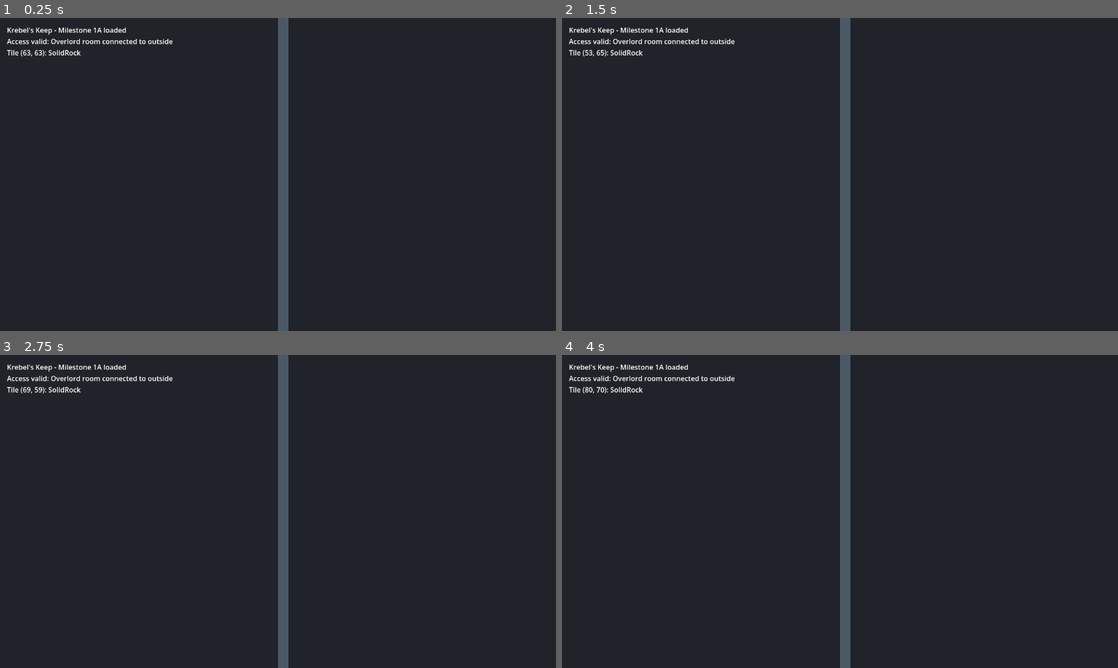
Above: before the commit, frames 1-4 (two rows, left to right).
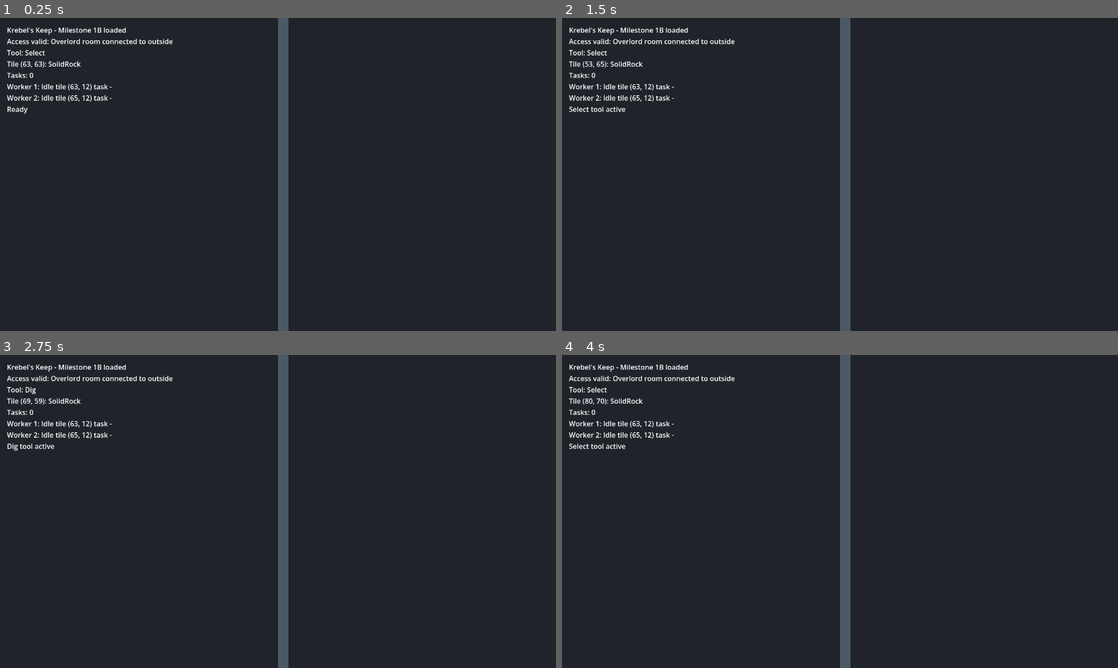
Above: after the commit, the same moments.

Repository: Servovicis/KrebelsKeep
Game: Godot game, scene res://scenes/main/Main.tscn
Two runs of this game, one before a commit and one after it. Both use one fixed random seed, a clock stepped at 60 frames per second and the inputs below.
Inputs (mouse positions are in pixels of both pictures, inside the frame that each line leads up to):
- Up to frame 1 (0.25 s): no input
- Up to frame 2 (1.5 s): tap Enter at 0.5 s; move the mouse to (962, 158) at 0.52 s; press the mouse at (962, 158) at 0.53 s; tap G (tool_dig) at 0.8, 1.35 s; tap Space at 1.25 s; move the mouse to (728, 190) at 1.27 s; release the mouse at (728, 190) at 1.28 s
- Up to frame 3 (2.75 s): click (166, 527) at 1.55 s; tap Enter at 2 s; move the mouse to (333, 442) at 2.02 s; hold G (tool_dig) from 2.03 s (still down); tap S (camera_down) at 2.1 s
- Up to frame 4 (4 s): tap Space at 2.75 s; move the mouse to (812, 574) at 2.77 s; release G (tool_dig) at 2.78 s; tap A (camera_left) at 2.85 s; click (812, 574) at 3.05 s; tap Enter at 3.5 s; move the mouse to (1006, 558) at 3.52 s; hold G (tool_dig) from 3.53 s (still down); tap D (camera_right) at 3.6 s

The runs differ from the first frame. In frame 1, 0.7% of the frame differs, in the area x 1-23%, y 3-31%; in frame 2, 0.8%; in frame 3, 0.7%; in frame 4, 0.8%, in the area x 1-23%, y 3-30%.

Commit message:
feat: add worker digging prototype

Diff:
--- a/scenes/main/Main.tscn
+++ b/scenes/main/Main.tscn
@@ -15,6 +15,6 @@
 [node name="DebugLabel" type="Label" parent="CanvasLayer"]
 offset_left = 16.0
 offset_top = 16.0
-offset_right = 428.0
-offset_bottom = 72.0
-text = "Krebel's Keep - Milestone 1A loaded"
+offset_right = 720.0
+offset_bottom = 220.0
+text = "Krebel's Keep - Milestone 1B loaded"
--- a/scripts/core/main.gd
+++ b/scripts/core/main.gd
@@ -15,6 +15,71 @@
 const COLOR_OVERLORD_ROOM := Color("795d9a")
 const COLOR_GRID_MAJOR := Color("3b4652")
 const COLOR_GRID_MINOR := Color("2b333c")
+const COLOR_DIG_TASK := Color("d6b24a", 0.55)
+const COLOR_DIG_TASK_BLOCKED := Color("b9514f", 0.65)
+const COLOR_WORKER_IDLE := Color("7bd88f")
+const COLOR_WORKER_MOVING := Color("6fb7ff")
+const COLOR_WORKER_WORKING := Color("f4d35e")
+const COLOR_WORKER_BLOCKED := Color("d95f5f")
+const CARDINAL_DIRECTIONS: Array[Vector2i] = [
+	Vector2i.UP,
+	Vector2i.RIGHT,
+	Vector2i.DOWN,
+	Vector2i.LEFT,
+]
+const WORKER_SPEED_TILES_PER_SECOND := 4.0
+const DIG_WORK_REQUIRED := 2.0
+
+enum ToolMode {
+	SELECT,
+	DIG,
+}
+
+enum WorkerState {
+	IDLE,
+	MOVING_TO_TASK,
+	WORKING,
+	BLOCKED,
+}
+
+enum TaskType {
+	DIG_TILE,
+}
+
+enum TaskStatus {
+	PENDING,
+	ASSIGNED,
+	IN_PROGRESS,
+	COMPLETE,
+	BLOCKED,
+	CANCELED,
+}
+
+class DigTask:
+	var id := 0
+	var task_type: TaskType = TaskType.DIG_TILE
+	var target_tile := Vector2i.ZERO
+	var interaction_tile := Vector2i(-1, -1)
+	var status: TaskStatus = TaskStatus.PENDING
+	var assigned_worker_id := -1
+	var work_required := 2.0
+	var work_done := 0.0
+	var created_order := 0
+
+
+class Worker:
+	var id := 0
+	var tile_position := Vector2i.ZERO
+	var world_position := Vector2.ZERO
+	var state: WorkerState = WorkerState.IDLE
+	var path: Array[Vector2i] = []
+	var task_id := -1
+
+
+class TaskAssignment:
+	var reachable := false
+	var interaction_tile := Vector2i(-1, -1)
+	var path: Array[Vector2i] = []
 
 @onready var camera: Camera2D = $Camera2D
 @onready var debug_label: Label = $CanvasLayer/DebugLabel
@@ -22,6 +87,12 @@
 var dungeon: RefCounted
 var access_valid := false
 var debug_visible := true
+var active_tool: ToolMode = ToolMode.SELECT
+var workers: Array[Worker] = []
+var dig_tasks: Array[DigTask] = []
+var next_task_id := 1
+var next_task_order := 1
+var last_message := "Ready"
 
 
 func _ready() -> void:
@@ -31,8 +102,9 @@
 	access_valid = access_validator.is_overlord_room_connected(dungeon)
 	var access_message := "Access valid: Overlord room connected to outside" if access_valid else "Access invalid: Overlord room disconnected"
 
-	print("Krebel's Keep Milestone 1A loaded")
+	print("Krebel's Keep Milestone 1B loaded")
 	print(access_message)
+	_spawn_workers()
 	_update_debug_label()
 	queue_redraw()
 
@@ -48,6 +120,7 @@
 	if move_direction != Vector2.ZERO:
 		camera.position += move_direction * CAMERA_SPEED * delta / camera.zoom.x
 
+	_update_workers(delta)
 	_update_debug_label()
 
 
@@ -56,6 +129,16 @@
 		_zoom_camera(ZOOM_STEP)
 	elif event.is_action_pressed("camera_zoom_out"):
 		_zoom_camera(-ZOOM_STEP)
+	elif event.is_action_pressed("tool_dig"):
+		active_tool = ToolMode.DIG if active_tool != ToolMode.DIG else ToolMode.SELECT
+		last_message = "Dig tool active" if active_tool == ToolMode.DIG else "Select tool active"
+		_update_debug_label()
+	elif event.is_action_pressed("select") and active_tool == ToolMode.DIG:
+		_try_create_dig_task(_get_hovered_tile())
+	elif event.is_action_pressed("cancel"):
+		active_tool = ToolMode.SELECT
+		last_message = "Select tool active"
+		_update_debug_label()
 	elif event.is_action_pressed("toggle_debug"):
 		debug_visible = !debug_visible
 		debug_label.visible = debug_visible
@@ -83,6 +166,19 @@
 		var y_pos := y * TILE_SIZE
 		var color := COLOR_GRID_MAJOR if y % 8 == 0 else COLOR_GRID_MINOR
 		draw_line(Vector2(0, y_pos), Vector2(map_size.x, y_pos), color, 1.0)
+
+	for task in dig_tasks:
+		if task.status == TaskStatus.COMPLETE or task.status == TaskStatus.CANCELED:
+			continue
+		var task_rect := Rect2(Vector2(task.target_tile * TILE_SIZE), Vector2(TILE_SIZE, TILE_SIZE))
+		var task_color := COLOR_DIG_TASK_BLOCKED if task.status == TaskStatus.BLOCKED else COLOR_DIG_TASK
+		draw_rect(task_rect.grow(-5.0), task_color, true)
+		draw_rect(task_rect.grow(-5.0), Color("f7e2a1"), false, 2.0)
+
+	for worker in workers:
+		var worker_color := _get_worker_color(worker.state)
+		draw_circle(worker.world_position, TILE_SIZE * 0.28, worker_color)
+		draw_circle(worker.world_position, TILE_SIZE * 0.28, Color("0b0f14"), false, 2.0)
 
 
 func _zoom_camera(amount: float) -> void:
@@ -111,10 +207,346 @@
 	if dungeon == null:
 		return
 
-	var mouse_tile := Vector2i(floori(get_global_mouse_position().x / TILE_SIZE), floori(get_global_mouse_position().y / TILE_SIZE))
 	var access_message := "Access valid: Overlord room connected to outside" if access_valid else "Access invalid: Overlord room disconnected"
-	debug_label.text = "Krebel's Keep - Milestone 1A loaded\n%s\nTile %s: %s" % [
+	var hover_text := "Outside map"
+	var mouse_tile := _get_hovered_tile()
+	if dungeon.is_in_bounds(mouse_tile):
+		hover_text = "Tile %s: %s" % [str(mouse_tile), dungeon.get_tile_display_name(mouse_tile)]
+
+	var task_counts := _get_task_counts_text()
+	var worker_lines: Array[String] = []
+	for worker in workers:
+		worker_lines.append("Worker %d: %s tile %s task %s" % [
+			worker.id,
+			_get_worker_state_name(worker.state),
+			str(worker.tile_position),
+			"-" if worker.task_id == -1 else str(worker.task_id),
+		])
+
+	debug_label.text = "Krebel's Keep - Milestone 1B loaded\n%s\nTool: %s\n%s\nTasks: %s\n%s\n%s" % [
 		access_message,
-		str(mouse_tile),
-		dungeon.get_tile_display_name(mouse_tile),
+		_get_tool_name(active_tool),
+		hover_text,
+		task_counts,
+		"\n".join(worker_lines),
+		last_message,
 	]
+
+
+func _spawn_workers() -> void:
+	var spawn_tiles: Array[Vector2i] = [
+		Vector2i(dungeon.overlord_room.position.x + 1, dungeon.overlord_room.position.y + 2),
+		Vector2i(dungeon.overlord_room.position.x + 3, dungeon.overlord_room.position.y + 2),
+	]
+
+	workers.clear()
+	for index in range(spawn_tiles.size()):
+		var worker := Worker.new()
+		worker.id = index + 1
+		worker.tile_position = spawn_tiles[index]
+		worker.world_position = _tile_center(worker.tile_position)
+		workers.append(worker)
+
+
+func _update_workers(delta: float) -> void:
+	for worker in workers:
+		match worker.state:
+			WorkerState.IDLE:
+				_assign_next_task(worker)
+			WorkerState.MOVING_TO_TASK:
+				_update_worker_movement(worker, delta)
+			WorkerState.WORKING:
+				_update_worker_work(worker, delta)
+			WorkerState.BLOCKED:
+				_assign_next_task(worker)
+
+
+func _assign_next_task(worker: Worker) -> void:
+	for task in dig_tasks:
+		if task.status != TaskStatus.PENDING:
+			continue
+
+		var assignment := _find_reachable_interaction(worker.tile_position, task.target_tile)
+		if not assignment.reachable:
+			if not _can_any_worker_reach_task(task.target_tile):
+				task.status = TaskStatus.BLOCKED
+				last_message = "Dig task %d blocked: no reachable interaction tile" % task.id
+			continue
+
+		task.interaction_tile = assignment.interaction_tile
+		task.status = TaskStatus.ASSIGNED
+		task.assigned_worker_id = worker.id
+		worker.task_id = task.id
+		worker.path = assignment.path
+		worker.state = WorkerState.WORKING if worker.path.is_empty() else WorkerState.MOVING_TO_TASK
+		return
+
+
+func _update_worker_movement(worker: Worker, delta: float) -> void:
+	if worker.path.is_empty():
+		worker.state = WorkerState.WORKING
+		return
+
+	var next_tile := worker.path[0]
+	var next_position := _tile_center(next_tile)
+	var max_distance := WORKER_SPEED_TILES_PER_SECOND * TILE_SIZE * delta
+	worker.world_position = worker.world_position.move_toward(next_position, max_distance)
+
+	if worker.world_position.is_equal_approx(next_position):
+		worker.tile_position = next_tile
+		worker.path.remove_at(0)
+		if worker.path.is_empty():
+			worker.state = WorkerState.WORKING
+
+	queue_redraw()
+
+
+func _update_worker_work(worker: Worker, delta: float) -> void:
+	var task := _get_task_by_id(worker.task_id)
+	if task == null:
+		worker.task_id = -1
+		worker.state = WorkerState.IDLE
+		return
+
+	if task.status == TaskStatus.ASSIGNED:
+		task.status = TaskStatus.IN_PROGRESS
+
+	task.work_done += delta
+	if task.work_done < task.work_required:
+		return
+
+	dungeon.set_tile(task.target_tile, DungeonMapScript.TileType.FLOOR)
+	task.status = TaskStatus.COMPLETE
+	worker.task_id = -1
+	worker.state = WorkerState.IDLE
+	var access_validator := DungeonAccessValidatorScript.new()
+	access_valid = access_validator.is_overlord_room_connected(dungeon)
+	last_message = "Dig task %d complete at %s" % [task.id, str(task.target_tile)]
+	print("%s. Access valid: %s" % [last_message, str(access_valid)])
+	queue_redraw()
+
+
+func _try_create_dig_task(tile_position: Vector2i) -> void:
+	var invalid_reason := _get_invalid_dig_reason(tile_position)
+	if invalid_reason != "":
+		last_message = invalid_reason
+		print(last_message)
+		_update_debug_label()
+		return
+
+	var task := DigTask.new()
+	task.id = next_task_id
+	task.target_tile = tile_position
+	task.created_order = next_task_order
+	next_task_id += 1
+	next_task_order += 1
+	dig_tasks.append(task)
+	last_message = "Queued dig task %d at %s" % [task.id, str(tile_position)]
+	print(last_message)
+	_update_debug_label()
+	queue_redraw()
+
+
+func _get_invalid_dig_reason(tile_position: Vector2i) -> String:
+	if not dungeon.is_in_bounds(tile_position):
+		return "Invalid dig: outside map"
+
+	var tile_type: int = dungeon.get_tile(tile_position)
+	if tile_type == DungeonMapScript.TileType.BOUNDARY_WALL:
+		return "Invalid dig: boundary wall"
+	if tile_type != DungeonMapScript.TileType.SOLID_ROCK:
+		return "Invalid dig: target must be SolidRock"
+	if _has_active_dig_task(tile_position):
+		return "Invalid dig: tile already has a dig task"
+	if _get_cardinal_interaction_tiles(tile_position).is_empty():
+		return "Invalid dig: target is not cardinal-adjacent to Floor or Entrance"
+	if not _can_any_worker_reach_task(tile_position):
+		return "Invalid dig: no worker can reach an adjacent interaction tile"
+
+	return ""
+
+
+func _has_active_dig_task(tile_position: Vector2i) -> bool:
+	for task in dig_tasks:
+		if task.target_tile != tile_position:
+			continue
+		if task.status == TaskStatus.COMPLETE or task.status == TaskStatus.CANCELED or task.status == TaskStatus.BLOCKED:
+			continue
+		return true
+
+	return false
+
+
+func _can_any_worker_reach_task(target_tile: Vector2i) -> bool:
+	for worker in workers:
+		var assignment := _find_reachable_interaction(worker.tile_position, target_tile)
+		if assignment.reachable:
+			return true
+
+	return false
+
+
+func _find_reachable_interaction(start_tile: Vector2i, target_tile: Vector2i) -> TaskAssignment:
+	for interaction_tile in _get_cardinal_interaction_tiles(target_tile):
+		if interaction_tile == start_tile:
+			var adjacent_assignment := TaskAssignment.new()
+			adjacent_assignment.reachable = true
+			adjacent_assignment.interaction_tile = interaction_tile
+			return adjacent_assignment
+
+		var path := _find_cardinal_path(start_tile, interaction_tile)
+		if not path.is_empty():
+			var path_assignment := TaskAssignment.new()
+			path_assignment.reachable = true
+			path_assignment.interaction_tile = interaction_tile
+			path_assignment.path = path
+			return path_assignment
+
+	return TaskAssignment.new()
+
+
+func _find_cardinal_path(start_tile: Vector2i, goal_tile: Vector2i) -> Array[Vector2i]:
+	var frontier: Array[Vector2i] = [start_tile]
+	var came_from: Dictionary = {}
+	var visited: Dictionary = {}
+	var cursor := 0
+	visited[start_tile] = true
+
+	while cursor < frontier.size():
+		var current := frontier[cursor]
+		cursor += 1
+		if current == goal_tile:
+			return _reconstruct_path(came_from, start_tile, goal_tile)
+
+		for direction in CARDINAL_DIRECTIONS:
+			var next_tile := current + direction
+			if visited.has(next_tile) or not _is_passable_tile(next_tile):
+				continue
+
+			visited[next_tile] = true
+			came_from[next_tile] = current
+			frontier.append(next_tile)
+
+	return []
+
+
+func _reconstruct_path(came_from: Dictionary, start_tile: Vector2i, goal_tile: Vector2i) -> Array[Vector2i]:
+	var path: Array[Vector2i] = []
+	var current := goal_tile
+	while current != start_tile:
+		path.push_front(current)
+		current = came_from[current]
+
+	return path
+
+
+func _get_cardinal_interaction_tiles(target_tile: Vector2i) -> Array[Vector2i]:
+	var interaction_tiles: Array[Vector2i] = []
+	for direction in CARDINAL_DIRECTIONS:
+		var neighbor := target_tile + direction
+		if _is_passable_tile(neighbor):
+			interaction_tiles.append(neighbor)
+
+	return interaction_tiles
+
+
+func _is_passable_tile(tile_position: Vector2i) -> bool:
+	if not dungeon.is_in_bounds(tile_position):
+		return false
+
+	var tile_type: int = dungeon.get_tile(tile_position)
+	return tile_type == DungeonMapScript.TileType.FLOOR or tile_type == DungeonMapScript.TileType.ENTRANCE
+
+
+func _get_task_by_id(task_id: int) -> DigTask:
+	for task in dig_tasks:
+		if task.id == task_id:
+			return task
+
+	return null
+
+
+func _get_hovered_tile() -> Vector2i:
+	var mouse_position := get_global_mouse_position()
+	var tile_position := Vector2i(floori(mouse_position.x / TILE_SIZE), floori(mouse_position.y / TILE_SIZE))
+	if dungeon == null or not dungeon.is_in_bounds(tile_position):
+		return Vector2i(-1, -1)
+
+	return tile_position
+
+
+func _tile_center(tile_position: Vector2i) -> Vector2:
+	return Vector2(tile_position * TILE_SIZE) + Vector2(TILE_SIZE * 0.5, TILE_SIZE * 0.5)
+
+
+func _get_worker_color(state: WorkerState) -> Color:
+	match state:
+		WorkerState.IDLE:
+			return COLOR_WORKER_IDLE
+		WorkerState.MOVING_TO_TASK:
+			return COLOR_WORKER_MOVING
+		WorkerState.WORKING:
+			return COLOR_WORKER_WORKING
+		WorkerState.BLOCKED:
+			return COLOR_WORKER_BLOCKED
+		_:
+			return Color.MAGENTA
+
+
+func _get_worker_state_name(state: WorkerState) -> String:
+	match state:
+		WorkerState.IDLE:
+			return "Idle"
+		WorkerState.MOVING_TO_TASK:
+			return "MovingToTask"
+		WorkerState.WORKING:
+			return "Working"
+		WorkerState.BLOCKED:
+			return "Blocked"
+		_:
+			return "Unknown"
+
+
+func _get_task_status_name(status: TaskStatus) -> String:
+	match status:
+		TaskStatus.PENDING:
+			return "Pending"
+		TaskStatus.ASSIGNED:
+			return "Assigned"
+		TaskStatus.IN_PROGRESS:
+			return "InProgress"
+		TaskStatus.COMPLETE:
+			return "Complete"
+		TaskStatus.BLOCKED:
+			return "Blocked"
+		TaskStatus.CANCELED:
+			return "Canceled"
+		_:
+			return "Unknown"
+
+
+func _get_tool_name(tool: ToolMode) -> String:
+	match tool:
+		ToolMode.SELECT:
+			return "Select"
+		ToolMode.DIG:
+			return "Dig"
+		_:
+			return "Unknown"
+
+
+func _get_task_counts_text() -> String:
+	var counts: Dictionary = {}
+	for task in dig_tasks:
+		var status_name := _get_task_status_name(task.status)
+		counts[status_name] = int(counts.get(status_name, 0)) + 1
+
+	if counts.is_empty():
+		return "0"
+
+	var parts: Array[String] = []
+	for status_name in counts:
+		var status_text := str(status_name)
+		parts.append("%s %d" % [status_text, counts[status_text]])
+
+	return ", ".join(parts)
